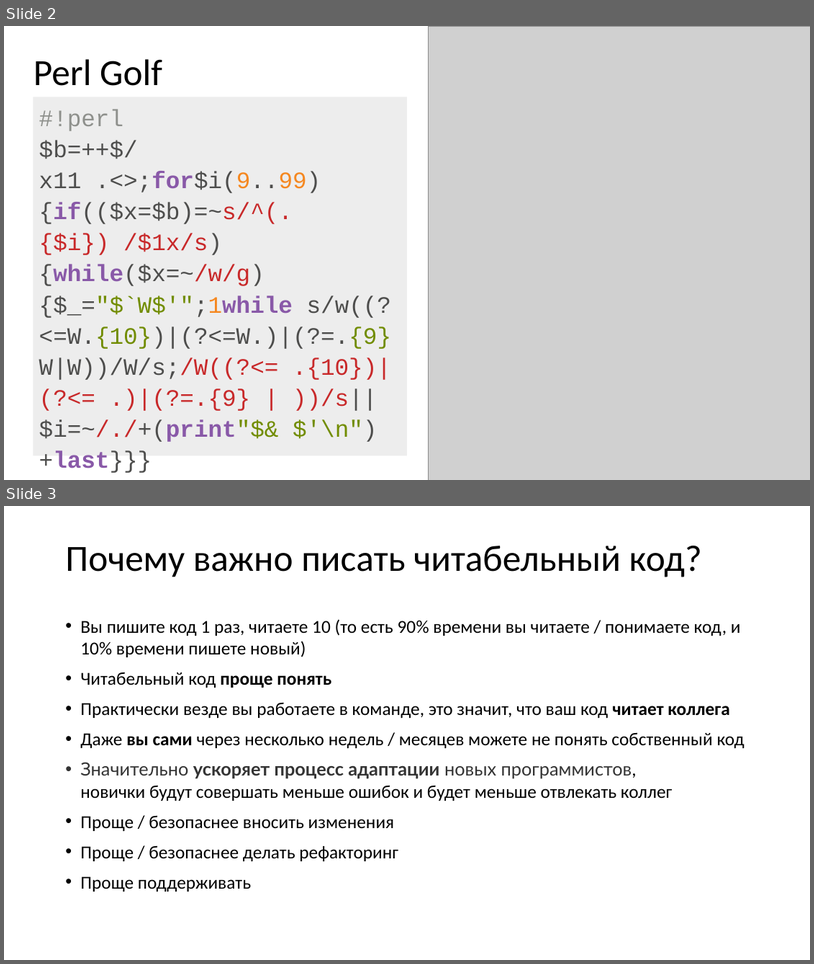
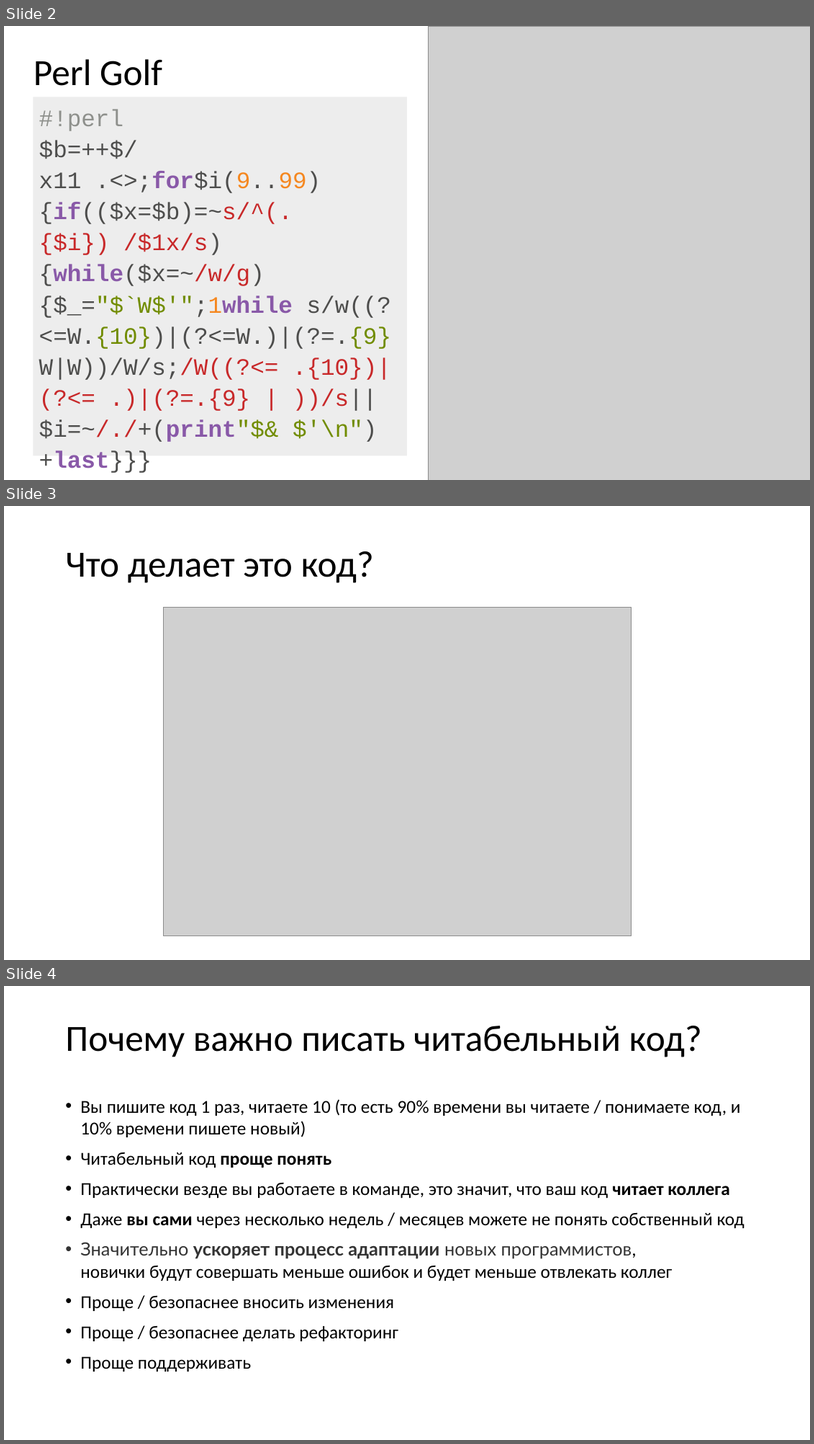
Before and after one commit to xtrueman/prog_instruments, a slide deck: presentations/CodingStandards.pptx. Shown one above the other, each under a label of ours: slides 2 and 3 before the commit, slides 2, 3 and 4 after it. The pictures are 814x964 and 814x1444 pixels, drawn with LibreOffice and Linux fonts; fonts in the diff are those of the drawing; grey boxes stand for pictures. Boxes give left, top, right and bottom in pixels: in the first picture for what was removed or moved away, otherwise in the second. Text is boxed around its words. In the diff, an @@ line names an element or a change of style, - is before the commit and + after.

Commit message:
CodingStandards.pptx add slide

```diff
--- a/presentations/CodingStandards.pptx
+++ b/presentations/CodingStandards.pptx
@@ slide 3 added at <box>4,506,810,960</box>, background #FFFFFF @@
@@ title added at <box>65,551,374,583</box>, 44 pt, text #000000 @@
+Что делает это код?
@@ picture added at <box>164,607,631,936</box> @@
@@ what was slide 3 is now slide 4 @@
```
